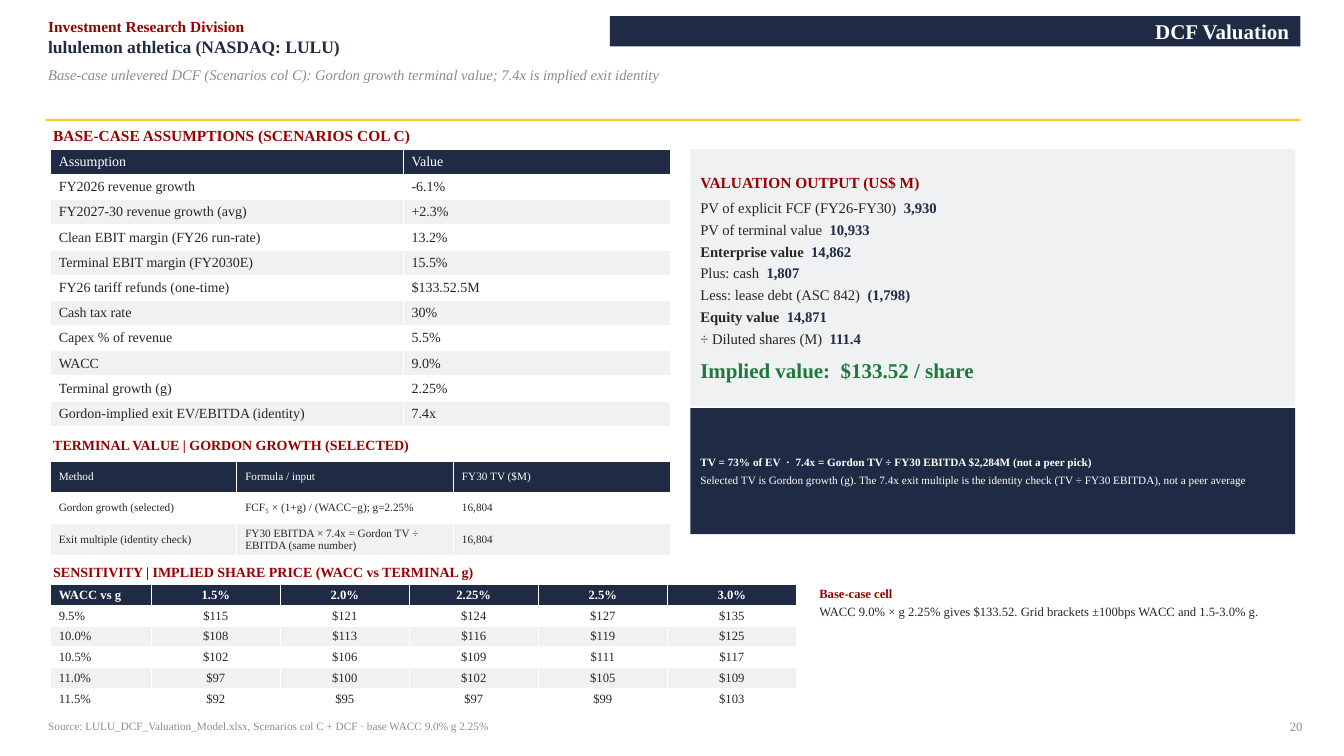
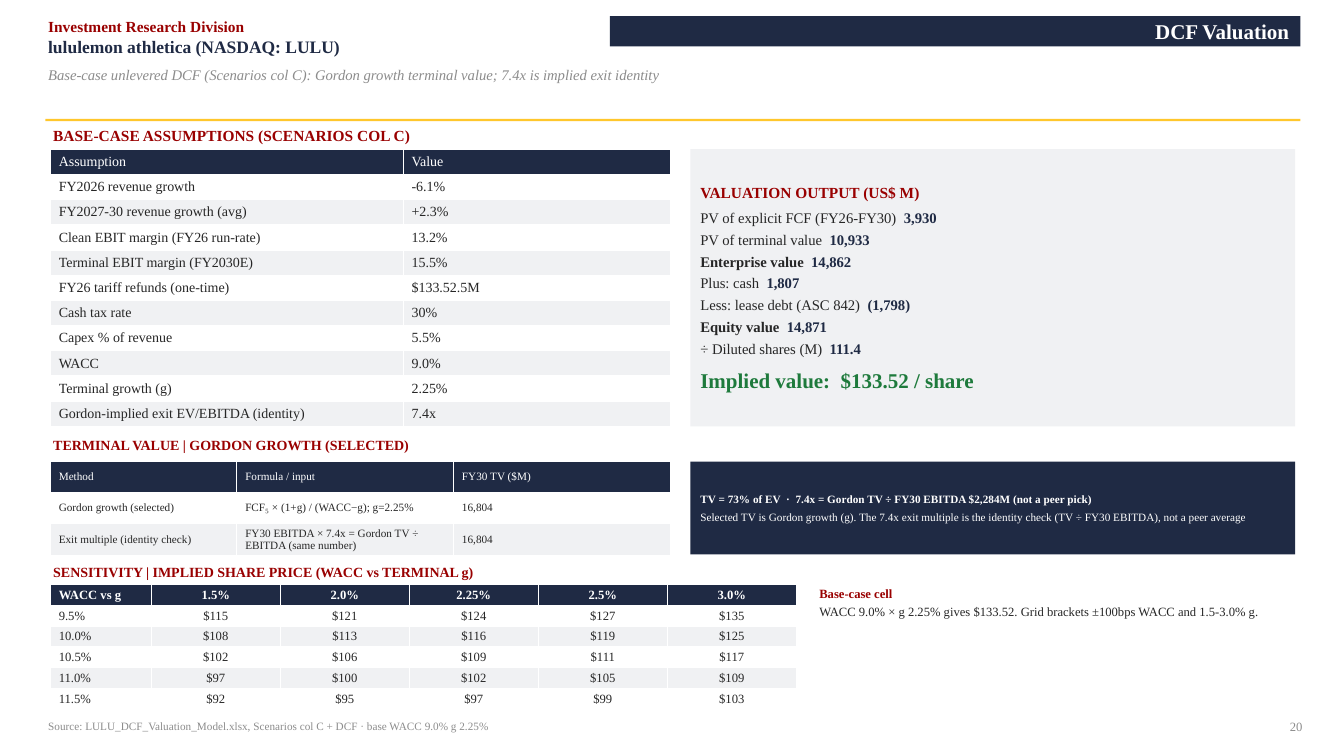
Before and after one commit to vengeanceaiUSC/RM, a slide deck: slide 20 of LULU/LULU_Investment_Pitch_Deck.pptx. Drawn at 1344x756 pixels with LibreOffice and Linux fonts; fonts in the diff are those of the drawing. Boxes give left, top, right and bottom in pixels: in the first picture for what was removed or moved away, otherwise in the second. Text is boxed around its words. In the diff, an @@ line names an element or a change of style, - is before the commit and + after.

```diff
--- a/LULU/LULU_Investment_Pitch_Deck.pptx
+++ b/LULU/LULU_Investment_Pitch_Deck.pptx
@@ rectangle "VALUATION OUTPUT (US$ M)": place and size @@
-rectangle "VALUATION OUTPUT (US$ M)" at box(691, 149, 1296, 406)
+rectangle "VALUATION OUTPUT (US$ M)" at box(691, 149, 1296, 426)
@@ rectangle "TV = 73% of EV ...": place and size @@
-rectangle "TV = 73% of EV ..." at box(691, 408, 1296, 534)
+rectangle "TV = 73% of EV ..." at box(691, 462, 1296, 555)
```
Also in this commit, not shown: 1 other slide changed, 2 other files.
